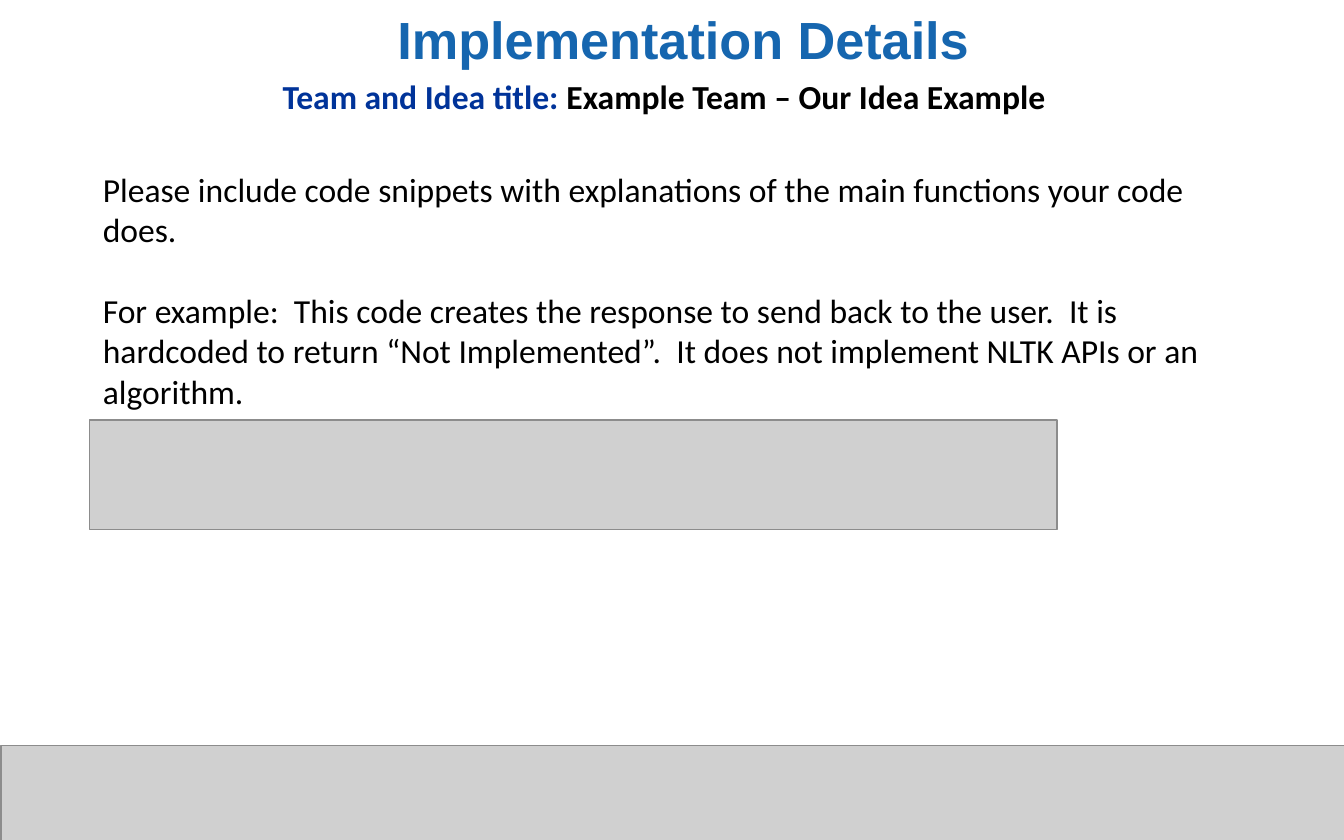
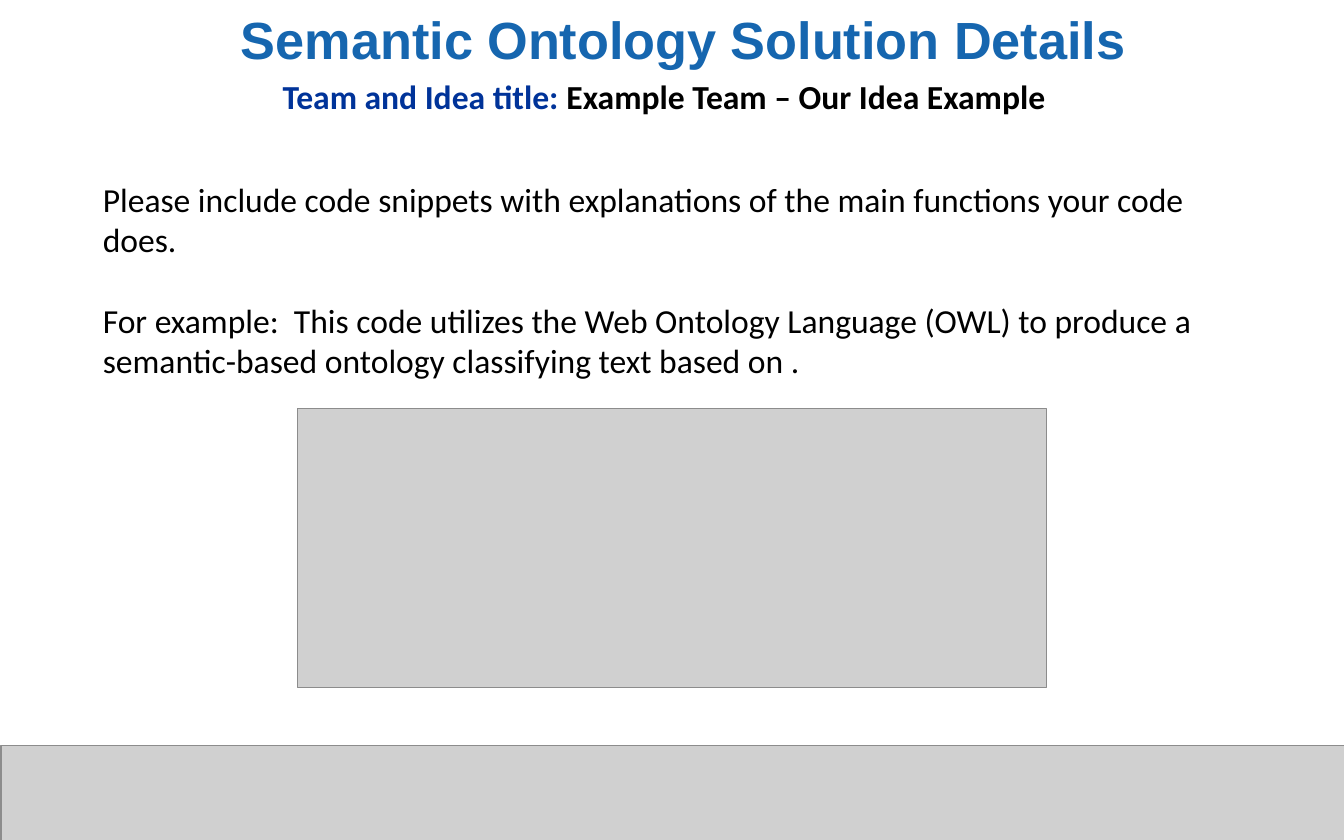
Before and after one commit to ASU-QUB-Challenge/FAQ, a slide deck: slide 4 of ASU-QUB_Challenge_Submission_template.pptx (slide 5 before the commit). Drawn at 1344x840 pixels with LibreOffice and Linux fonts; fonts in the diff are those of the drawing; grey boxes stand for pictures; background and template pictures are left out. Boxes give left, top, right and bottom in pixels: in the first picture for what was removed or moved away, otherwise in the second. Text is boxed around its words. In the diff, an @@ line names an element or a change of style, - is before the commit and + after.

```diff
--- a/ASU-QUB_Challenge_Submission_template.pptx
+++ b/ASU-QUB_Challenge_Submission_template.pptx
@@ text at <box>241,21,1125,69</box>: text changed @@
-Implementation Details
+Semantic Ontology Solution Details
@@ text "Please include code snippets with ...": place and size @@
-text "Please include code snippets with ..." at <box>103,178,1198,410</box>
+text "Please include code snippets with ..." at <box>103,188,1191,379</box>
@@ text at <box>103,308,1191,379</box>: text changed @@
-For example: This code creates the response to send back to the user. It is hardcoded to return “Not Implemented”. It does not implement NLTK APIs or an algorithm.
+For example: This code utilizes the Web Ontology Language (OWL) to produce a semantic-based ontology classifying text based on .
@@ picture added at <box>297,409,1046,687</box> @@
@@ picture removed at <box>90,421,1058,530</box> @@
```
Also in this commit, not shown: 2 other slides changed, 1 slide added.
